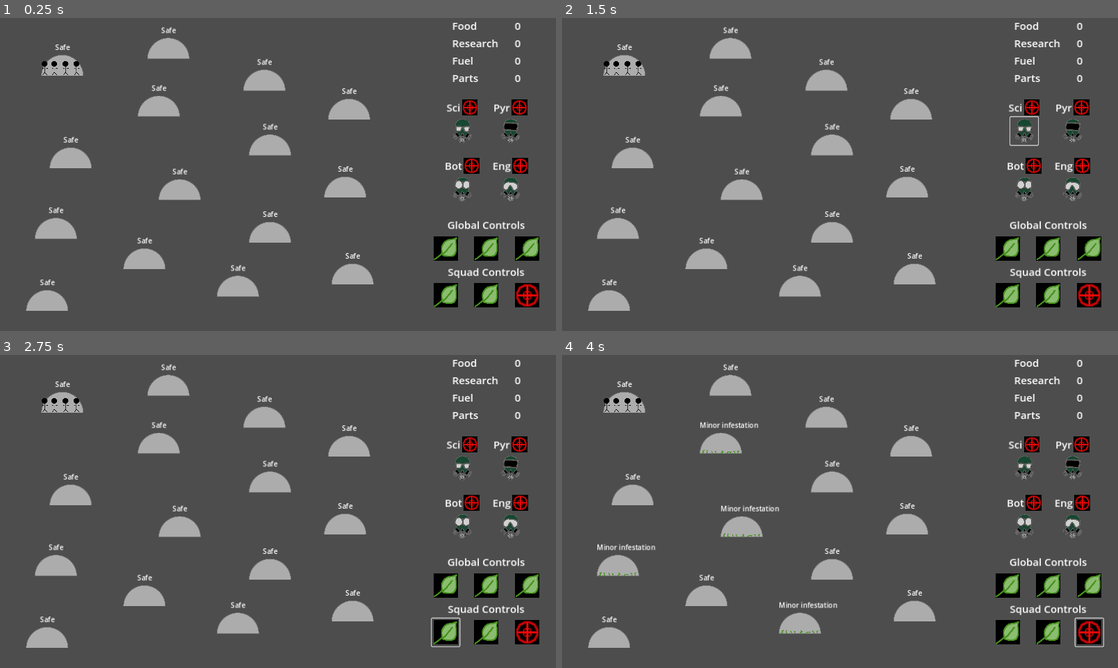
Above: before the commit, frames 1-4 (two rows, left to right).
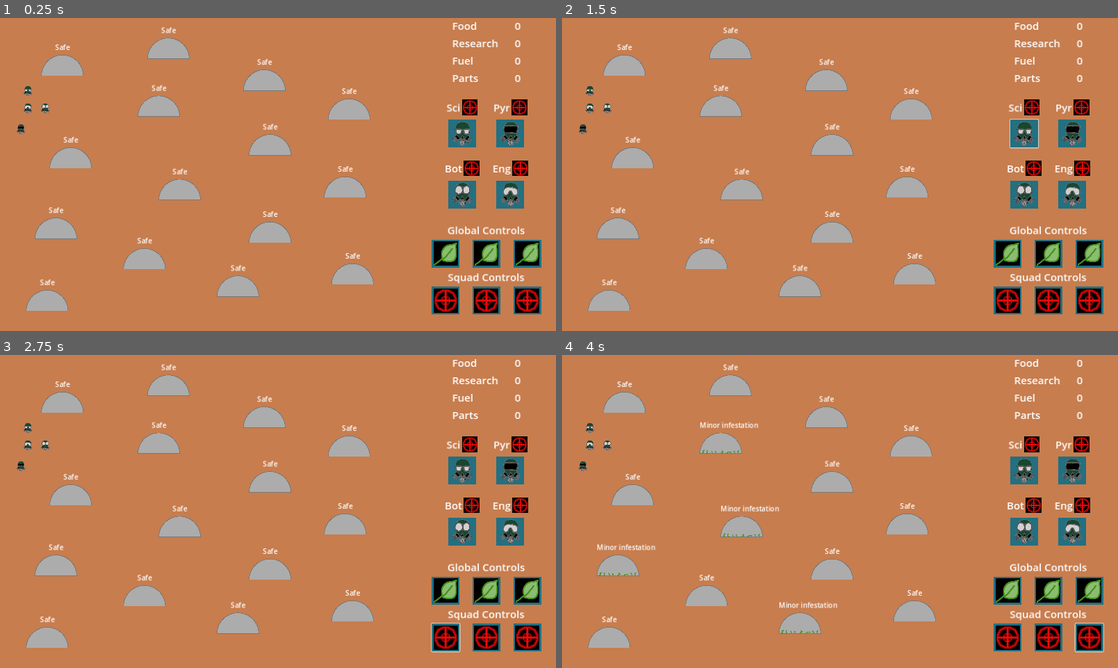
Above: after the commit, the same moments.

Repository: Aveli-games/contra-tentacula
Game: Godot game, scene res://main.tscn
The game is run twice, just before and just after one commit, with the same random seed, the same clock (stepped at 60 frames per second) and the same inputs.
Inputs (mouse positions are in pixels of both pictures, inside the frame that each line leads up to):
- Up to frame 1 (0.25 s): no input
- Up to frame 2 (1.5 s): click (1023, 130) at 0.52 s; click (1023, 133) at 1.27 s
- Up to frame 3 (2.75 s): click (444, 633) at 2.02 s
- Up to frame 4 (4 s): click (1051, 633) at 2.77 s; click (1090, 633) at 3.52 s

The runs differ from the first frame. In frame 1, 93% of the frame differs, in the area x 0-100%, y 0-100%; in frame 2, 93%; in frame 3, 93%; in frame 4, 93%.

Commit message:
Create generic squad icon, update placeholders
Have functions call down to set icons and sprites rather than hard coded referencing the needed piece to apply image to

Also add background color from environment color palette

Diff:
--- /dev/null
+++ b/clickable_icon.gd
@@ -0,0 +1,5 @@
+extends Control
+
+
+func set_icon(path: String):
+	$Button.icon = load(path)
--- a/clickable_icon.tscn
+++ b/clickable_icon.tscn
@@ -1,15 +1,30 @@
-[gd_scene load_steps=2 format=3 uid="uid://bijbbgp8jusva"]
+[gd_scene load_steps=3 format=3 uid="uid://ba0a03ibw3jqe"]
 
 [ext_resource type="Texture2D" uid="uid://clrcel841ts6e" path="res://art/squad_sprites/botanist_icon_placeholder.png" id="1_t0wii"]
+[ext_resource type="Script" path="res://clickable_icon.gd" id="1_yk5my"]
 
-[node name="ClickableIcon" type="Button"]
+[node name="ClickableIcon" type="Control"]
 custom_minimum_size = Vector2(64, 64)
+layout_mode = 3
+anchors_preset = 0
 offset_left = 384.0
 offset_top = 136.0
 offset_right = 448.0
 offset_bottom = 200.0
 size_flags_horizontal = 4
 size_flags_vertical = 4
+script = ExtResource("1_yk5my")
+
+[node name="ColorRect" type="ColorRect" parent="."]
+layout_mode = 0
+offset_right = 64.0
+offset_bottom = 64.0
+color = Color(0.133333, 0.439216, 0.505882, 1)
+
+[node name="Button" type="Button" parent="."]
+layout_mode = 0
+offset_right = 64.0
+offset_bottom = 64.0
 icon = ExtResource("1_t0wii")
 flat = true
 icon_alignment = 1
--- a/main.gd
+++ b/main.gd
@@ -6,6 +6,10 @@
 	for child in $Squads.get_children():
 		child.location = $Domes/Dome
 		child.selected.connect(_on_squad_selected)
+	$Squads/Scientists.set_sprite("res://art/squad_sprites/GasMaskScientist_128.png")
+	$Squads/Pyros.set_sprite("res://art/squad_sprites/GasmaskPyro_128.png")
+	$Squads/Botanists.set_sprite("res://art/squad_sprites/GasmaskBot_128.png")
+	$Squads/Engineers.set_sprite("res://art/squad_sprites/GasmaskSanitation_128.png")
 
 func _input(event):
 	if event is InputEventMouseButton:
--- a/main.tscn
+++ b/main.tscn
@@ -7,6 +7,12 @@
 
 [node name="Main" type="Node"]
 script = ExtResource("1_6j1u5")
+
+[node name="ColorRect" type="ColorRect" parent="."]
+offset_right = 1280.0
+offset_bottom = 720.0
+mouse_filter = 2
+color = Color(0.780392, 0.490196, 0.305882, 1)
 
 [node name="Domes" type="Node2D" parent="."]
 metadata/_edit_group_ = true
@@ -58,16 +64,16 @@
 
 [node name="Squads" type="Node2D" parent="."]
 
-[node name="Squad" parent="Squads" instance=ExtResource("2_e070c")]
-position = Vector2(103, 116)
+[node name="Scientists" parent="Squads" instance=ExtResource("2_e070c")]
+position = Vector2(64, 168)
 
-[node name="Squad2" parent="Squads" instance=ExtResource("2_e070c")]
-position = Vector2(125, 116)
+[node name="Pyros" parent="Squads" instance=ExtResource("2_e070c")]
+position = Vector2(48, 256)
 
-[node name="Squad3" parent="Squads" instance=ExtResource("2_e070c")]
-position = Vector2(151, 116)
+[node name="Botanists" parent="Squads" instance=ExtResource("2_e070c")]
+position = Vector2(104, 208)
 
-[node name="Squad4" parent="Squads" instance=ExtResource("2_e070c")]
-position = Vector2(176, 116)
+[node name="Engineers" parent="Squads" instance=ExtResource("2_e070c")]
+position = Vector2(64, 208)
 
 [node name="UI" parent="." instance=ExtResource("4_6vko8")]
--- a/squad.gd
+++ b/squad.gd
@@ -6,6 +6,9 @@
 const BASE_MOVE_SPEED = 100 # TODO: Determine best value for this constant
 
 var location: Area2D
+
+func set_sprite(path: String):
+	$Sprite2D.texture = load(path)
 
 func _on_area_entered(area):
 	location = area
--- a/squad.tscn
+++ b/squad.tscn
@@ -1,22 +1,20 @@
-[gd_scene load_steps=4 format=3 uid="uid://bj33uhw0gf724"]
+[gd_scene load_steps=3 format=3 uid="uid://bj33uhw0gf724"]
 
 [ext_resource type="Script" path="res://squad.gd" id="1_e8qmi"]
-[ext_resource type="Texture2D" uid="uid://bkndkwst8uhea" path="res://art/person.svg" id="1_k1g5t"]
-
-[sub_resource type="CircleShape2D" id="CircleShape2D_ruyph"]
-radius = 17.1172
+[ext_resource type="Texture2D" uid="uid://cuioydky40jyu" path="res://art/misc_assets/Gasmask_128.png" id="2_c7ugt"]
 
 [node name="Squad" type="Area2D"]
 position = Vector2(134, 81)
 script = ExtResource("1_e8qmi")
 
 [node name="Sprite2D" type="Sprite2D" parent="."]
+scale = Vector2(0.2, 0.183)
+texture = ExtResource("2_c7ugt")
+
+[node name="CollisionPolygon2D" type="CollisionPolygon2D" parent="."]
 position = Vector2(1.19209e-07, 0)
 scale = Vector2(0.2, 0.183)
-texture = ExtResource("1_k1g5t")
-
-[node name="CollisionShape2D" type="CollisionShape2D" parent="."]
-shape = SubResource("CircleShape2D_ruyph")
+polygon = PackedVector2Array(15, -62.9, 15, -61.7, 30, -56.7, 30, -55.4, 39, -44.4, 39, -42.4, 41, -40.4, 41, -37.2, 43, -33.2, 43, -22, 41.9, -22, 39.9, -8, 38.8, -8, 35.8, 3, 34.6, 3, 34, 4.2, 34, 8, 34.6, 8, 38.6, 15, 40.1, 15, 46, 16.2, 46, 17.5, 52, 22.5, 52, 29, 50.7, 29, 47.7, 38, 46.6, 38, 43.6, 44, 42.5, 44, 36.5, 51, 28.4, 51, 24.4, 44, 23.6, 44, 22, 42.4, 22, 38, 19.5, 35, 17.9, 35, 19.1, 51, 17.8, 51, 15.8, 58, 14.5, 58, 11.5, 62, 9.4, 62, 7.4, 64, -7.1, 64, -12, 62.8, -12, 61.5, -16, 58.5, -16, 56.4, -18, 54.4, -18, 38, -16.8, 38, -16, 34.8, -16, 32.4, -16.4, 32, -19.7, 32, -23, 34.5, -23, 36.4, -31.5, 47, -38.4, 47, -49, 37.4, -49, 35.3, -53, 28.3, -53, 22, -51.5, 22, -44.5, 14, -41.2, 14, -38, 12.4, -38, 11.5, -35, 9.5, -35, 7.6, -33, 5.6, -33, 0, -37, -11.8, -37, -17, -39, -25.9, -39, -29.1, -35.8, -44, -34.6, -44, -30.6, -52, -29.4, -52, -20.4, -60, -18, -60, -7.2, -64, -2, -64, 6.5, -64)
 
 [connection signal="area_entered" from="." to="." method="_on_area_entered"]
 [connection signal="area_exited" from="." to="." method="_on_area_exited"]
--- /dev/null
+++ b/squad_controls.gd
@@ -0,0 +1,7 @@
+extends HBoxContainer
+
+# Called when the node enters the scene tree for the first time.
+func _ready():
+	$MoveButton.set_icon("res://art/command_sprites/fight_sprite_placeholder.png")
+	$SpecialButton.set_icon("res://art/command_sprites/fight_sprite_placeholder.png")
+	$FightButton.set_icon("res://art/command_sprites/fight_sprite_placeholder.png")
--- a/squad_info_display.gd
+++ b/squad_info_display.gd
@@ -4,7 +4,7 @@
 	$Details/SquadAbbreviation.text = text
 
 func set_tooltip(text: String):
-	$ClickableIcon.tooltip_text = text
+	$ClickableIcon/Button.tooltip_text = text
 
-func set_icon(icon_path: String):
-	$ClickableIcon.icon = load(icon_path)
+func set_icon(path: String):
+	$ClickableIcon.set_icon(path)
--- a/squad_info_display.tscn
+++ b/squad_info_display.tscn
@@ -2,15 +2,16 @@
 
 [ext_resource type="Texture2D" uid="uid://bviytsxvrvum1" path="res://art/command_sprites/fight_sprite_placeholder.png" id="1_xim44"]
 [ext_resource type="Script" path="res://squad_info_display.gd" id="1_xufqx"]
-[ext_resource type="PackedScene" uid="uid://bijbbgp8jusva" path="res://clickable_icon.tscn" id="2_e0ysf"]
+[ext_resource type="PackedScene" uid="uid://ba0a03ibw3jqe" path="res://clickable_icon.tscn" id="2_e0ysf"]
 
 [node name="SquadInfoDisplay" type="VBoxContainer"]
 offset_left = 392.0
 offset_top = 160.0
-offset_right = 520.0
-offset_bottom = 288.0
+offset_right = 490.0
+offset_bottom = 262.0
 size_flags_horizontal = 3
 size_flags_vertical = 3
+theme_override_constants/separation = 10
 alignment = 2
 script = ExtResource("1_xufqx")
 
--- a/ui.tscn
+++ b/ui.tscn
@@ -3,8 +3,8 @@
 [ext_resource type="Script" path="res://ui.gd" id="1_wssrf"]
 [ext_resource type="PackedScene" uid="uid://ce1jmy6wn14ce" path="res://resource_info_display.tscn" id="1_xef0o"]
 [ext_resource type="PackedScene" uid="uid://buvr472mrq05r" path="res://squad_info_display.tscn" id="2_oxt2f"]
-[ext_resource type="PackedScene" uid="uid://bijbbgp8jusva" path="res://clickable_icon.tscn" id="3_u1dio"]
-[ext_resource type="Texture2D" uid="uid://bviytsxvrvum1" path="res://art/command_sprites/fight_sprite_placeholder.png" id="5_qj43l"]
+[ext_resource type="PackedScene" uid="uid://ba0a03ibw3jqe" path="res://clickable_icon.tscn" id="3_u1dio"]
+[ext_resource type="Script" path="res://squad_controls.gd" id="5_613uf"]
 
 [node name="UI" type="CanvasLayer"]
 script = ExtResource("1_wssrf")
@@ -96,6 +96,7 @@
 layout_mode = 2
 theme_override_constants/separation = 30
 alignment = 1
+script = ExtResource("5_613uf")
 
 [node name="MoveButton" parent="RightSidebar/ControlsDisplay/SquadControls" instance=ExtResource("3_u1dio")]
 layout_mode = 2
@@ -108,4 +109,3 @@
 [node name="FightButton" parent="RightSidebar/ControlsDisplay/SquadControls" instance=ExtResource("3_u1dio")]
 layout_mode = 2
 tooltip_text = "Fight"
-icon = ExtResource("5_qj43l")
Binary file changed: art/misc_assets/Gasmask.png
Binary file added: art/misc_assets/Gasmask_128.png
Not shown, added: art/misc_assets/Gasmask_128.png.import
